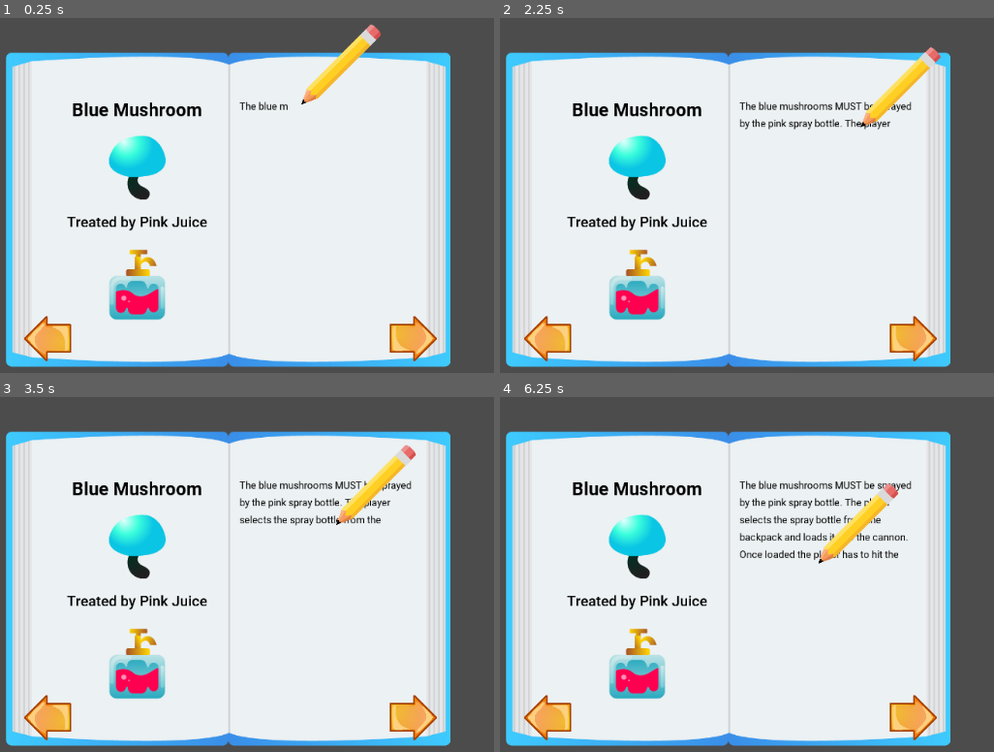
Above: before the commit, frames 1-4 (two rows, left to right).
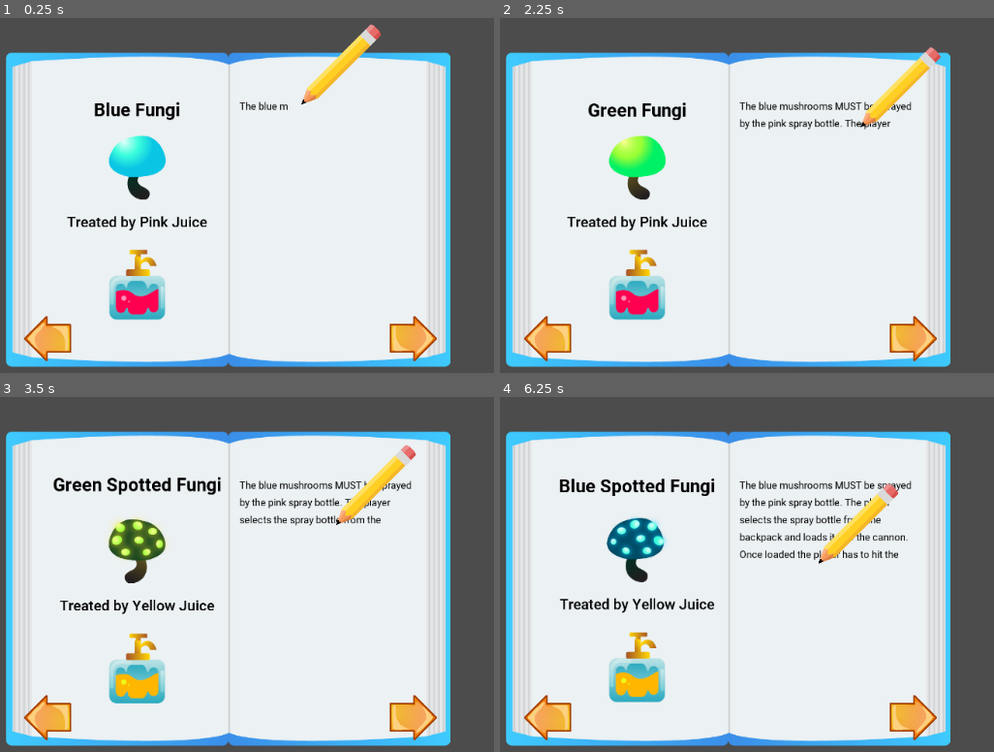
Above: after the commit, the same moments.

Repository: kleimaj/gaming-club-dev
Game: Godot game, scene res://Scenes/Cutscene/Cutscene.tscn
Two runs of this game, one before a commit and one after it. Both use one fixed random seed, a clock stepped at 60 frames per second and the inputs below. This scene is started directly instead of the project's main scene.
Inputs (mouse positions are in pixels of both pictures, inside the frame that each line leads up to):
- Up to frame 1 (0.25 s): no input
- Up to frame 2 (2.25 s): click (549, 337) at 0.5 s; click (914, 337) at 1.25 s; tap Enter (ui_accept) at 2 s; move the mouse to (900, 255) at 2.02 s; hold D (forward) from 2.03 s (still down); click (900, 255) at 2.1 s
- Up to frame 3 (3.5 s): tap Enter (ui_accept) at 2.27, 3.02 s; move the mouse to (74, 691) at 2.77 s; release D (forward) at 2.78 s; hold A (back) from 2.78 s (still down); click (74, 691) at 2.85 s
- Up to frame 4 (6.25 s): move the mouse to (806, 539) at 3.52 s; release A (back) at 3.53 s; hold D (forward) 3.53-5.03 s; click (806, 539) at 3.6 s; move the mouse to (outside the picture) at 4.27 s; click (outside the picture) at 4.35 s; tap Enter (ui_accept) at 4.52, 5.27, 6.02 s; move the mouse to (959, 748) at 5.02 s; hold A (back) from 5.03 s (still down); click (959, 748) at 5.1 s; move the mouse to (outside the picture) at 5.77 s; click (outside the picture) at 5.85 s

The runs differ from the first frame. In frame 1, 0.7% of the frame differs, in the area x 14-41%, y 23-29%; in frame 2, 1.9%; in frame 3, 4.7%, in the area x 10-45%, y 22-87%; in frame 4, 4.2%.

Commit message:
turns pages with icon buttons and switches page contents

Diff:
--- a/Scenes/Cutscene/Cutscene.tscn
+++ b/Scenes/Cutscene/Cutscene.tscn
@@ -159,7 +159,7 @@
 bbcode_text = "[center]Blue Mushroom[/center]"
 text = "Blue Mushroom"
 
-[node name="Mushroom" type="CenterContainer" parent="Book/BookTexture/HBoxContainer/LeftContainer"]
+[node name="MushroomContainer" type="CenterContainer" parent="Book/BookTexture/HBoxContainer/LeftContainer"]
 margin_top = 182.0
 margin_right = 450.0
 margin_bottom = 324.0
@@ -167,13 +167,13 @@
 "_edit_use_anchors_": false
 }
 
-[node name="Mushroom" type="TextureRect" parent="Book/BookTexture/HBoxContainer/LeftContainer/Mushroom"]
+[node name="Mushroom" type="TextureRect" parent="Book/BookTexture/HBoxContainer/LeftContainer/MushroomContainer"]
 margin_left = 162.0
 margin_right = 287.0
 margin_bottom = 142.0
 texture = ExtResource( 6 )
 
-[node name="RichTextLabel" type="RichTextLabel" parent="Book/BookTexture/HBoxContainer/LeftContainer"]
+[node name="JuiceTitle" type="RichTextLabel" parent="Book/BookTexture/HBoxContainer/LeftContainer"]
 margin_top = 354.0
 margin_right = 450.0
 margin_bottom = 404.0
@@ -184,7 +184,7 @@
 bbcode_text = "[center]Treated by Pink Juice[/center]"
 text = "Treated by Pink Juice"
 
-[node name="Juice" type="CenterContainer" parent="Book/BookTexture/HBoxContainer/LeftContainer"]
+[node name="JuiceContainer" type="CenterContainer" parent="Book/BookTexture/HBoxContainer/LeftContainer"]
 margin_top = 434.0
 margin_right = 450.0
 margin_bottom = 588.0
@@ -192,7 +192,7 @@
 "_edit_use_anchors_": false
 }
 
-[node name="Juice" type="TextureRect" parent="Book/BookTexture/HBoxContainer/LeftContainer/Juice"]
+[node name="Juice" type="TextureRect" parent="Book/BookTexture/HBoxContainer/LeftContainer/JuiceContainer"]
 margin_left = 163.0
 margin_right = 286.0
 margin_bottom = 154.0
@@ -305,7 +305,7 @@
 
 [node name="Indicator" type="Sprite" parent="DialogueBox"]
 visible = false
-position = Vector2( 755.986, 107.864 )
+position = Vector2( 755.986, 106.345 )
 scale = Vector2( 0.16, 0.16 )
 texture = ExtResource( 4 )
 
--- a/Scripts/Book.gd
+++ b/Scripts/Book.gd
@@ -4,8 +4,7 @@
 onready var description = $BookTexture/HBoxContainer/RightContainer/Description
 var tween
 
-export var speed = 850
-
+var page_idx = 0
 var PageMap = [
 	{
 		"mushroom_title": "[center]Blue Fungi[/center]",
@@ -36,6 +35,7 @@
 func _ready():
 	set_process(true)
 	$BookTexture/HBoxContainer/RightContainer/AnimationPlayer.play("ShowDescription")
+	showPage(page_idx)
 
 func _process(delta):
 #	follow.set_offset(follow.get_offset() + speed * delta)
@@ -46,6 +46,13 @@
 	add_child(tween)
 	tween.interpolate_property(follow, "unit_offset", 0, 1, 6, tween.TRANS_LINEAR, tween.EASE_IN_OUT)
 
+func showPage(idx):
+	var pageContents = PageMap[idx]
+	$BookTexture/HBoxContainer/LeftContainer/MushroomTitle.bbcode_text = pageContents["mushroom_title"]
+	$BookTexture/HBoxContainer/LeftContainer/MushroomContainer/Mushroom.texture = load(pageContents["mushroom_sprite"])
+	$BookTexture/HBoxContainer/LeftContainer/JuiceTitle.bbcode_text = pageContents["juice_title"]
+	$BookTexture/HBoxContainer/LeftContainer/JuiceContainer/Juice.texture = load(pageContents["juice_sprite"])
+
 #func show_book_description():
 #	description.percent_visible = 0
 #	$BookTexture/WritingTween.interpolate_property($BookTexture/HBoxContainer/RightContainer/Description, "percent_visible", 0, 1, 6, Tween.TRANS_LINEAR, Tween.EASE_IN_OUT)
@@ -53,8 +60,14 @@
 
 
 func _on_LeftButton_pressed():
-	pass # Replace with function body.
+	page_idx -=1
+	if page_idx == -1:
+		page_idx = 3
+	showPage(page_idx)
 
 
 func _on_RightButton_pressed():
-	pass # Replace with function body.
+	page_idx +=1
+	if page_idx == 4:
+		page_idx = 0
+	showPage(page_idx)
